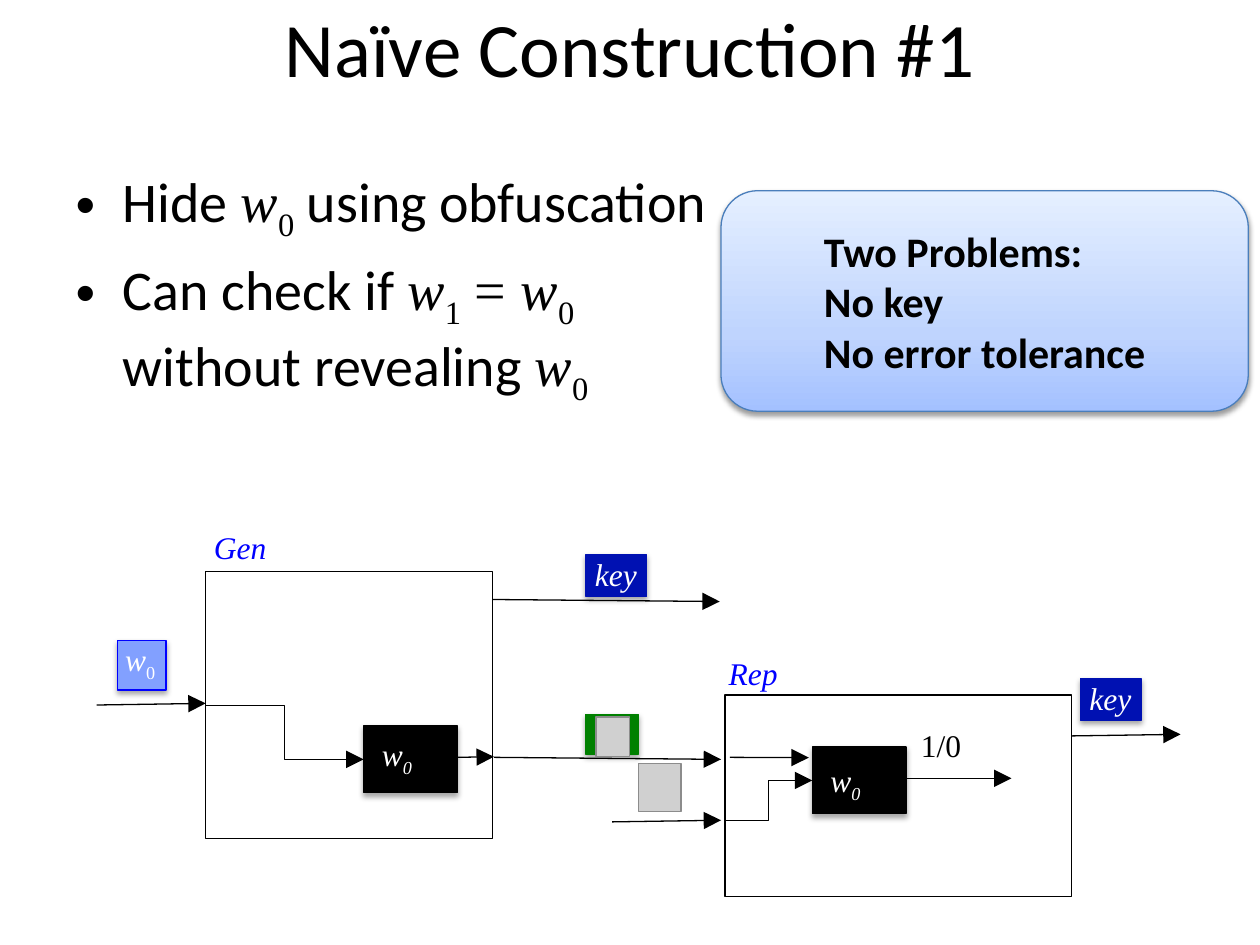
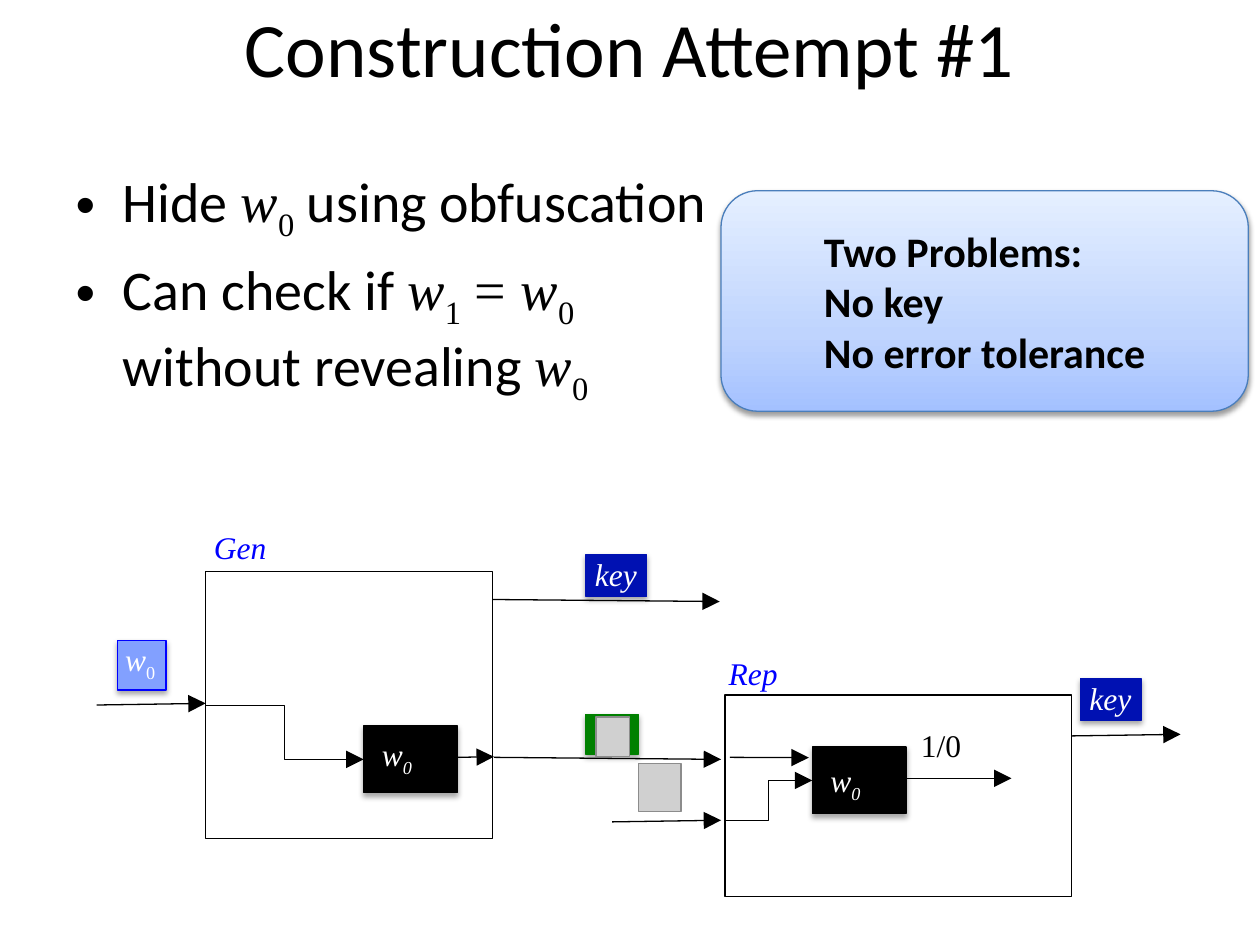
Before and after one commit to xianruimeng/comp-fuzzy-ext, a slide deck: slide 12 of constantRate/KeyDerivationWithNegativeUsable.pptx. Drawn at 1260x945 pixels with LibreOffice and Linux fonts; fonts in the diff are those of the drawing; grey boxes stand for pictures. Boxes give left, top, right and bottom in pixels: in the first picture for what was removed or moved away, otherwise in the second. Text is boxed around its words. In the diff, an @@ line names an element or a change of style, - is before the commit and + after.

```diff
--- a/constantRate/KeyDerivationWithNegativeUsable.pptx
+++ b/constantRate/KeyDerivationWithNegativeUsable.pptx
@@ title at (x1=245, y1=23, x2=1014, y2=90): text changed @@
-Naïve Construction #1
+Construction Attempt #1
```
Also in this commit, not shown: 14 other slides changed, 5 slides added.
